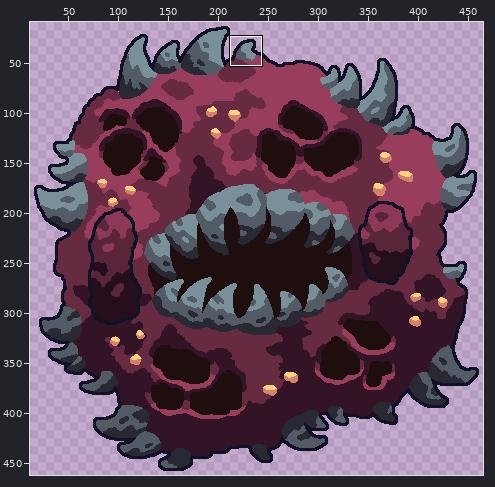
File history of a sprite sheet, sprites/units/bio/ORIGIN/biotic-zlo-unit-origin-ui.png. The picture above shows the old version from afar; the outline marks the close-up.
Close-up. Before the commit:
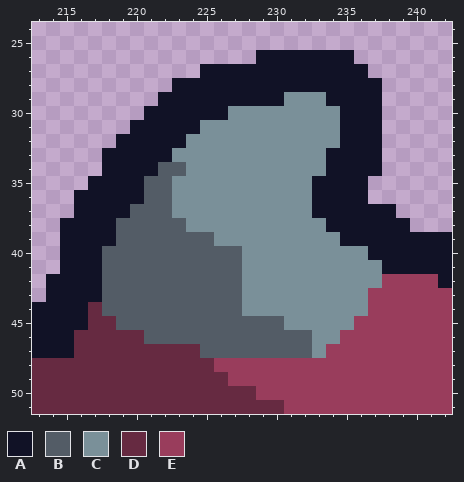
The file is 480x480 pixels. Shown: x 213..242, y 24..51. The wide view leaves out empty margins. The commit also changed other parts of the picture, which this record leaves out.
Palette (. is transparent): A #111226  B #535c66  C #7a9099  D #662a41  E #993d5c
Pixels before, first column x 213:
26 ................AAAAAAA.......
27 ............AAAAAAAAAAAA......
28 ..........AAAAAAAAAAAAAAA.....
29 .........AAAAAAAAACCCAAAA.....
30 ........AAAAAACCCCCCCCAAA.....
31 .......AAAAACCCCCCCCCCAAA.....
32 ......AAAAACCCCCCCCCCCAAA.....
33 .....AAAAACCCCCCCCCCCAAAA.....
34 .....AAAABBCCCCCCCCCCAAAA.....
35 ....AAAABBCCCCCCCCCCAAAA......
36 ...AAAAABBCCCCCCCCCCAAAA......
37 ...AAAABBBCCCCCCCCCCAAAAAA....
38 ..AAAABBBBBCCCCCCCCCCAAAAAA...
39 ..AAAABBBBBBBCCCCCCCCCAAAAAAAA
40 ..AAABBBBBBBBBBCCCCCCCCCAAAAAA
41 ..AAABBBBBBBBBBCCCCCCCCCCAAAAA
42 .AAAABBBBBBBBBBCCCCCCCCCCEEEEA
43 .AAAABBBBBBBBBBCCCCCCCCCEEEEEE
44 AAAADBBBBBBBBBBCCCCCCCCCEEEEEE
45 AAAADDBBBBBBBBBBBBCCCCCEEEEEEE
46 AAADDDDDBBBBBBBBBBBBCCEEEEEEEE
47 AAADDDDDDDDDBBBBBBBBCEEEEEEEEE
48 DDDDDDDDDDDDDEEEEEEEEEEEEEEEEE
49 DDDDDDDDDDDDDDEEEEEEEEEEEEEEEE
50 DDDDDDDDDDDDDDDDEEEEEEEEEEEEEE
51 DDDDDDDDDDDDDDDDDDEEEEEEEEEEEE
The same view after the edit:
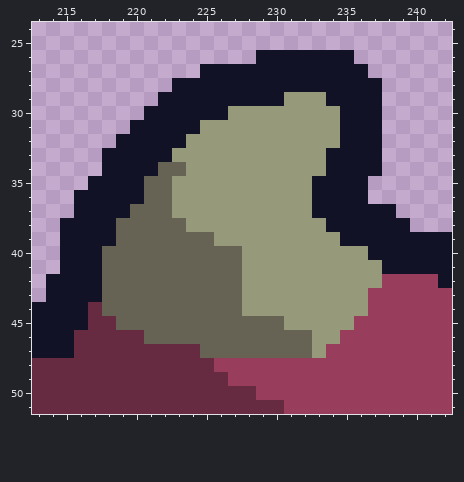
Edits made:
colour B: #535c66 -> #666354
colour C: #7a9099 -> #96997a
